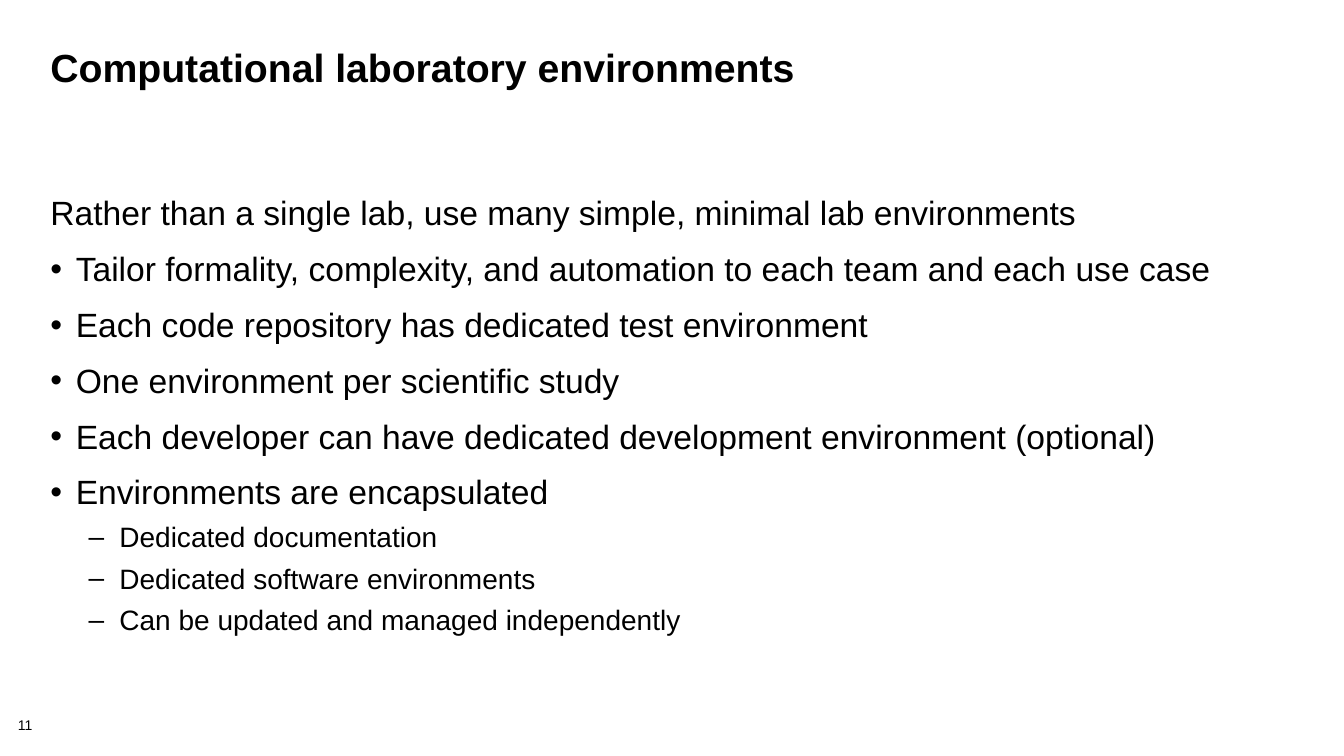
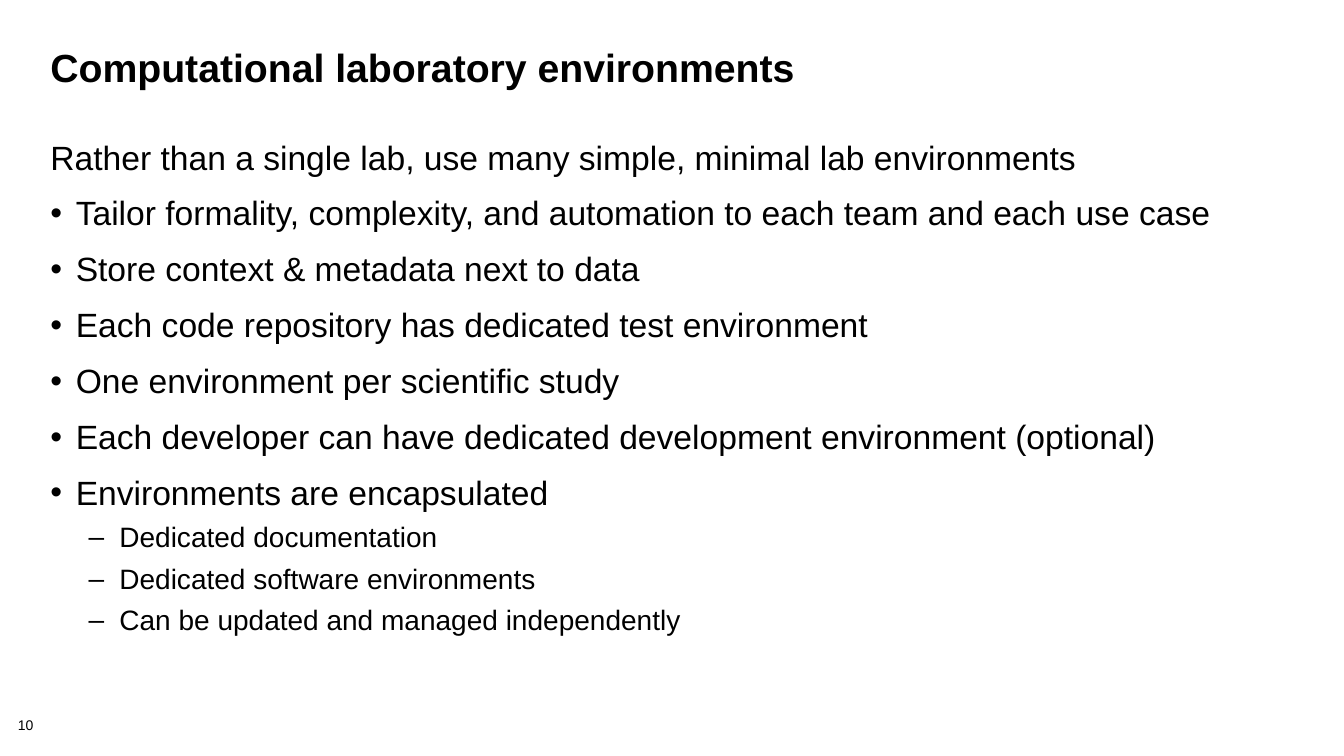
Before and after one commit to bssw-tutorial/presentations, a slide deck: slide 10 of computational-expts.pptx (slide 11 before the commit). Drawn at 1344x756 pixels with LibreOffice and Linux fonts; fonts in the diff are those of the drawing; background and template pictures are left out. Boxes give left, top, right and bottom in pixels: in the first picture for what was removed or moved away, otherwise in the second. Text is boxed around its words. In the diff, an @@ line names an element or a change of style, - is before the commit and + after.

```diff
--- a/computational-expts.pptx
+++ b/computational-expts.pptx
@@ text "Rather than a single lab, ...": place and size @@
-text "Rather than a single lab, ..." at box(50, 200, 1210, 635)
+text "Rather than a single lab, ..." at box(50, 145, 1210, 590)
@@ text at box(76, 256, 639, 282): paragraph added @@
+• Store context & metadata next to data
@@ page number at box(18, 720, 34, 730): text changed @@
-11
+10
```
Also in this commit, not shown: 6 other slides changed, 2 slides removed.
